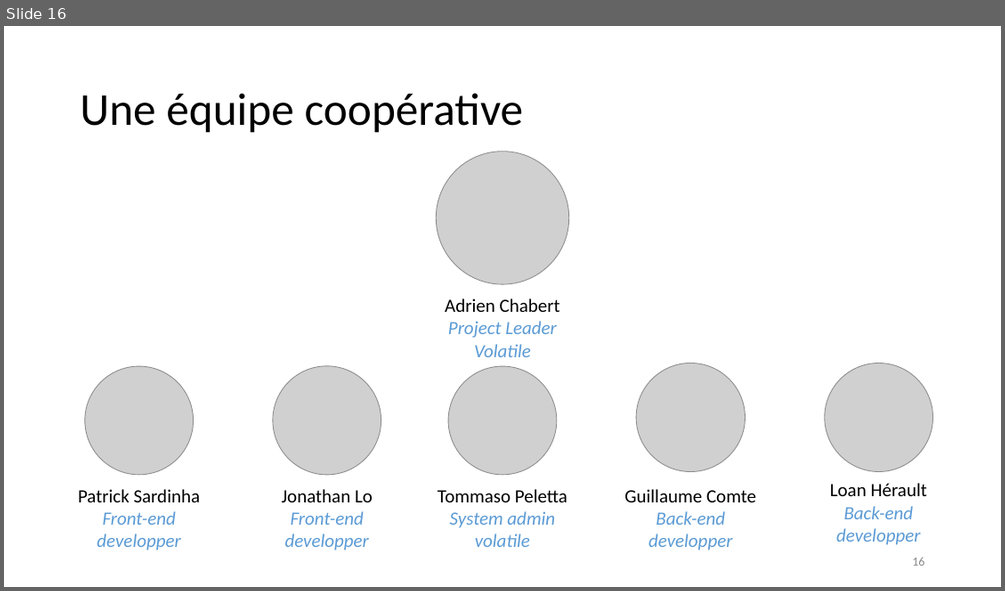
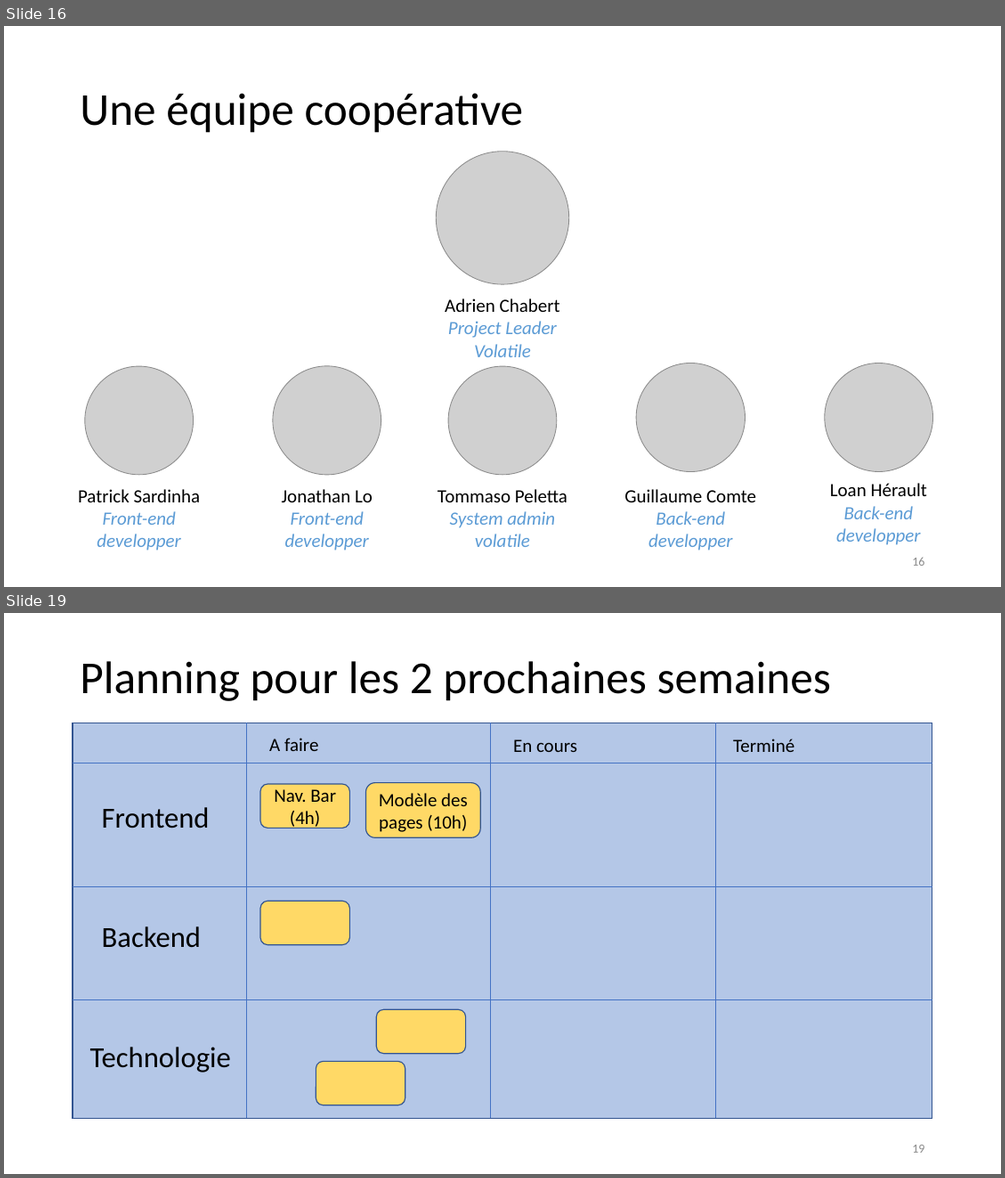
Before and after one commit to unige-pinfo-2019/PInfo1, a slide deck: Docs/UNIbay_DeskPitchFinal.pptx. Shown one above the other, each under a label of ours: slide 16 before the commit, slides 16 and 19 after it; the slides between them are not shown. The pictures are 1005x591 and 1005x1178 pixels, drawn with LibreOffice and Linux fonts; fonts in the diff are those of the drawing; grey boxes stand for pictures. Boxes give left, top, right and bottom in pixels: in the first picture for what was removed or moved away, otherwise in the second. Text is boxed around its words. In the diff, an @@ line names an element or a change of style, - is before the commit and + after.

```diff
--- a/Docs/UNIbay_DeskPitchFinal.pptx
+++ b/Docs/UNIbay_DeskPitchFinal.pptx
@@ slide 19 added at <box>4,613,1001,1174</box>, background #FFFFFF @@
@@ title added at <box>80,661,831,701</box>, 44 pt, text #000000 @@
+Planning pour les 2 prochaines semaines
@@ rectangle added at <box>73,723,933,1119</box>, fill #B4C7E7, outline #325491 1 pt @@
@@ line added from (247, 723) to (247, 1118), #4472C4 0.5 pt @@
@@ text added at <box>269,738,318,751</box>, 18 pt, text #000000 @@
+A faire
@@ line added from (491, 723) to (491, 1118), #4472C4 0.5 pt @@
@@ text added at <box>513,739,577,752</box>, 18 pt, text #000000 @@
+En cours
@@ line added from (716, 723) to (716, 1118), #4472C4 0.5 pt @@
@@ text added at <box>733,738,794,752</box>, 18 pt, text #000000 @@
+Terminé
@@ line added from (73, 763) to (933, 763), #4472C4 0.5 pt @@
@@ rounded rectangle added at <box>260,784,349,828</box>, fill #FFD966, outline #325491 1 pt, 18 pt, text #000000 @@
+Nav. Bar (4h)
@@ rounded rectangle added at <box>366,783,480,837</box>, fill #FFD966, outline #325491 1 pt, 18 pt, text #000000 @@
+Modèle des pages (10h)
@@ text added at <box>102,807,210,828</box>, 28 pt, text #000000 @@
+Frontend
@@ line added from (73, 887) to (933, 887), #4472C4 0.5 pt @@
@@ rounded rectangle added at <box>260,900,349,945</box>, fill #FFD966, outline #325491 1 pt @@
@@ text added at <box>102,926,201,948</box>, 28 pt, text #000000 @@
+Backend
@@ line added from (73, 999) to (933, 999), #4472C4 0.5 pt @@
@@ rounded rectangle added at <box>376,1009,465,1054</box>, fill #FFD966, outline #325491 1 pt @@
@@ text added at <box>90,1046,231,1072</box>, 28 pt, text #000000 @@
+Technologie
@@ rounded rectangle added at <box>316,1061,404,1105</box>, fill #FFD966, outline #325491 1 pt @@
@@ page number added at <box>912,1144,924,1152</box>, 12 pt, text #8C8C8C @@
+19
```
Also in this commit, not shown: 11 slides changed, 1 slide removed.
